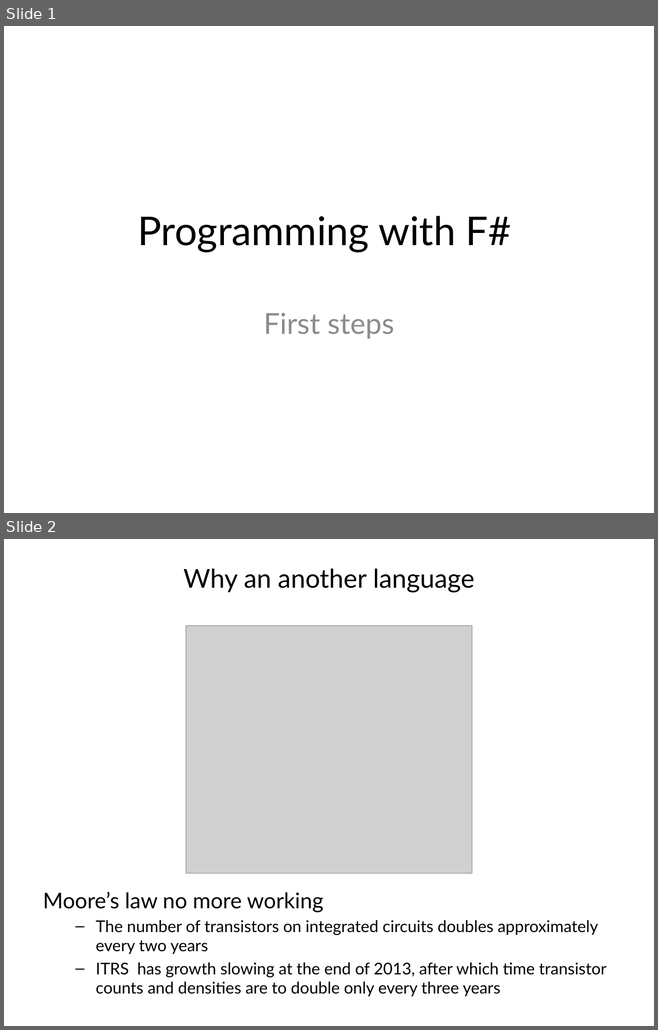
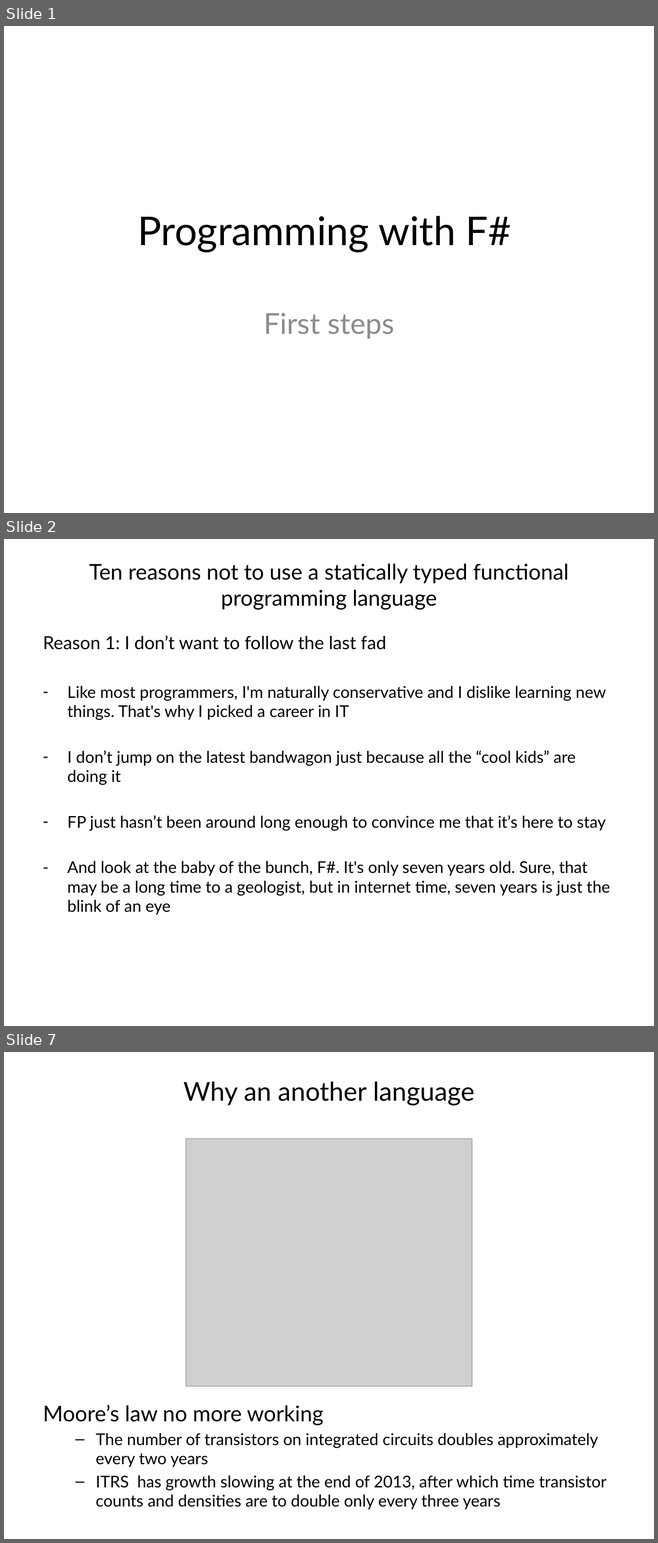
Before and after one commit to vba/presentations, a slide deck: fsharp/part1/presentation.pptx. Shown one above the other, each under a label of ours: slides 1 and 2 before the commit, slides 1, 2 and 7 after it; the slides between them are not shown. The pictures are 658x1030 and 658x1543 pixels, drawn with LibreOffice and Linux fonts; fonts in the diff are those of the drawing; grey boxes stand for pictures. Boxes give left, top, right and bottom in pixels: in the first picture for what was removed or moved away, otherwise in the second. Text is boxed around its words. In the diff, an @@ line names an element or a change of style, - is before the commit and + after.

Commit message:
[fsharp] Starto to add ten reasons to the pptx

```diff
--- a/fsharp/part1/presentation.pptx
+++ b/fsharp/part1/presentation.pptx
@@ slide 2 added at [4, 539, 654, 1026], background #FFFFFF @@
@@ title added at [89, 563, 568, 610], 24 pt, text #000000 @@
+Ten reasons not to use a statically typed functional programming language
@@ text added at [43, 635, 610, 915], 18 pt, text #000000 @@
+Reason 1: I don’t want to follow the last fad
+– Like most programmers, I'm naturally conservative and I dislike learning new things. That's why I picked a career in IT
+– I don’t jump on the latest bandwagon just because all the “cool kids” are doing it
+– FP just hasn’t been around long enough to convince me that it’s here to stay
+– And look at the baby of the bunch, F#. It's only seven years old. Sure, that may be a long time to a geologist, but in internet time, seven years is just the blink of an eye
@@ what was slide 2 is now slide 7 @@
```
Also in this commit, not shown: 2 slides changed, 5 other slides added, 1 slide removed, 1 other file.
